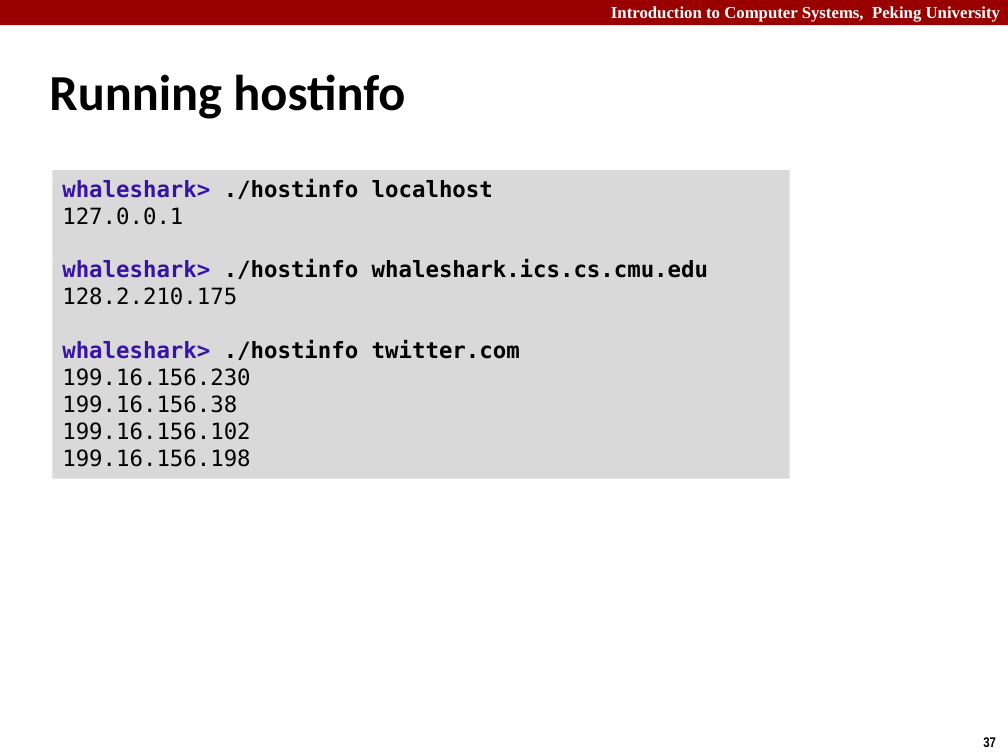
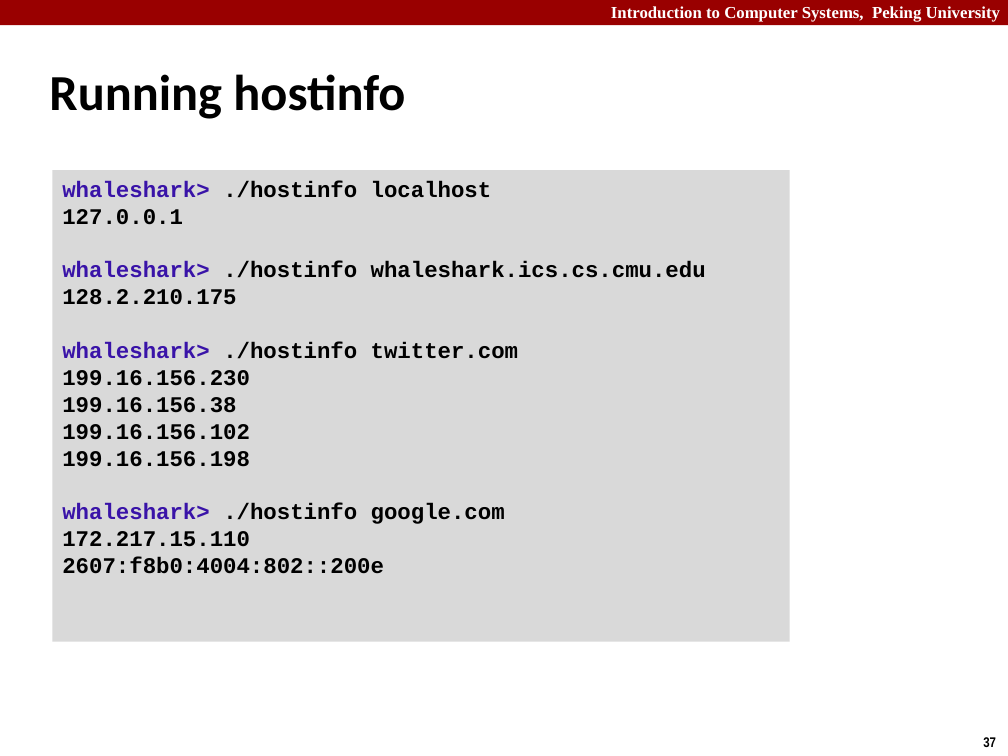
Before and after one commit to caodg/ics, a slide deck: slide 37 of slides/B09-NET2-socket.pptx. Drawn at 1008x756 pixels with LibreOffice and Linux fonts; fonts in the diff are those of the drawing. Boxes give left, top, right and bottom in pixels: in the first picture for what was removed or moved away, otherwise in the second. Text is boxed around its words. In the diff, an @@ line names an element or a change of style, - is before the commit and + after.

```diff
--- a/slides/B09-NET2-socket.pptx
+++ b/slides/B09-NET2-socket.pptx
@@ rectangle "whaleshark> ./hostinfo localhost": place and size @@
-rectangle "whaleshark> ./hostinfo localhost" at <box>52,170,789,479</box>
+rectangle "whaleshark> ./hostinfo localhost" at <box>52,170,789,642</box>
@@ text in rectangle at <box>62,181,706,467</box>: font DejaVu Sans Mono to Courier New in "whaleshark> ./hostinfo localhost", "127.0.0.1", "whaleshark> ./hostinfo whaleshark.ics.cs.cmu.edu", "128.2.210.175" and 5 more places; bold on in "127.0.0.1", "128.2.210.175", "199.16.156.230", "199.16.156.38" and 2 more places @@
@@ text in rectangle at <box>62,503,505,574</box>: paragraphs added @@
+whaleshark> ./hostinfo google.com
+172.217.15.110
+2607:f8b0:4004:802::200e
```
Also in this commit, not shown: 3 other slides changed, 1 other file.
